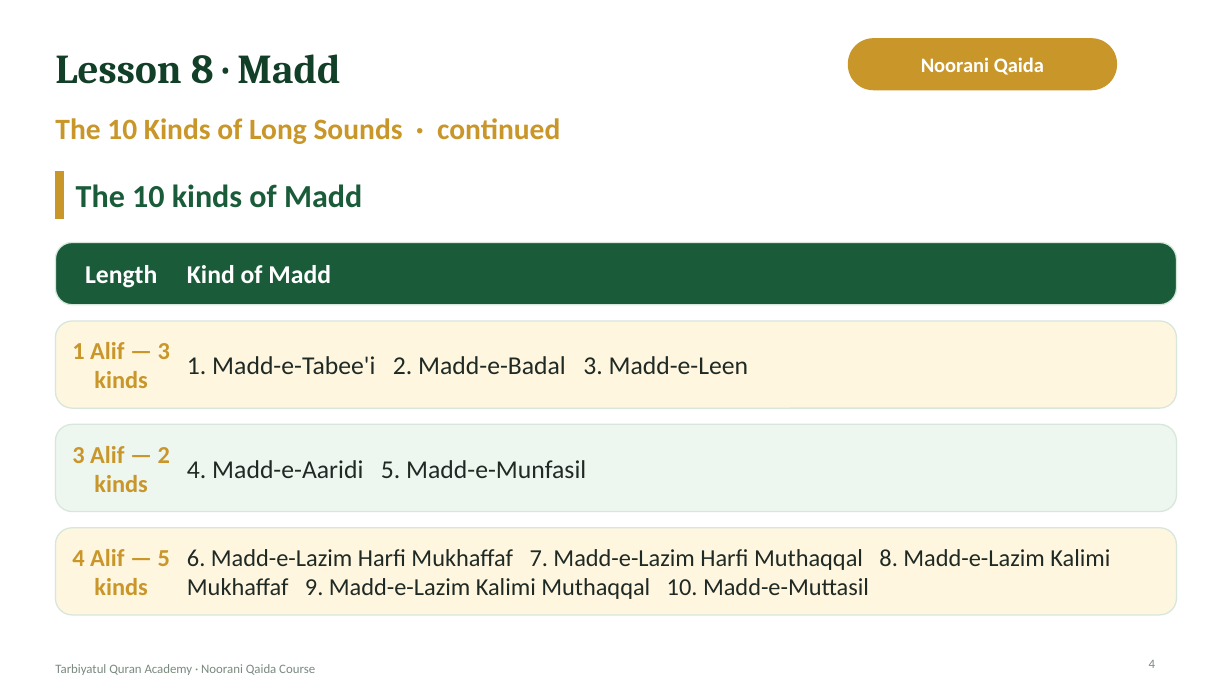
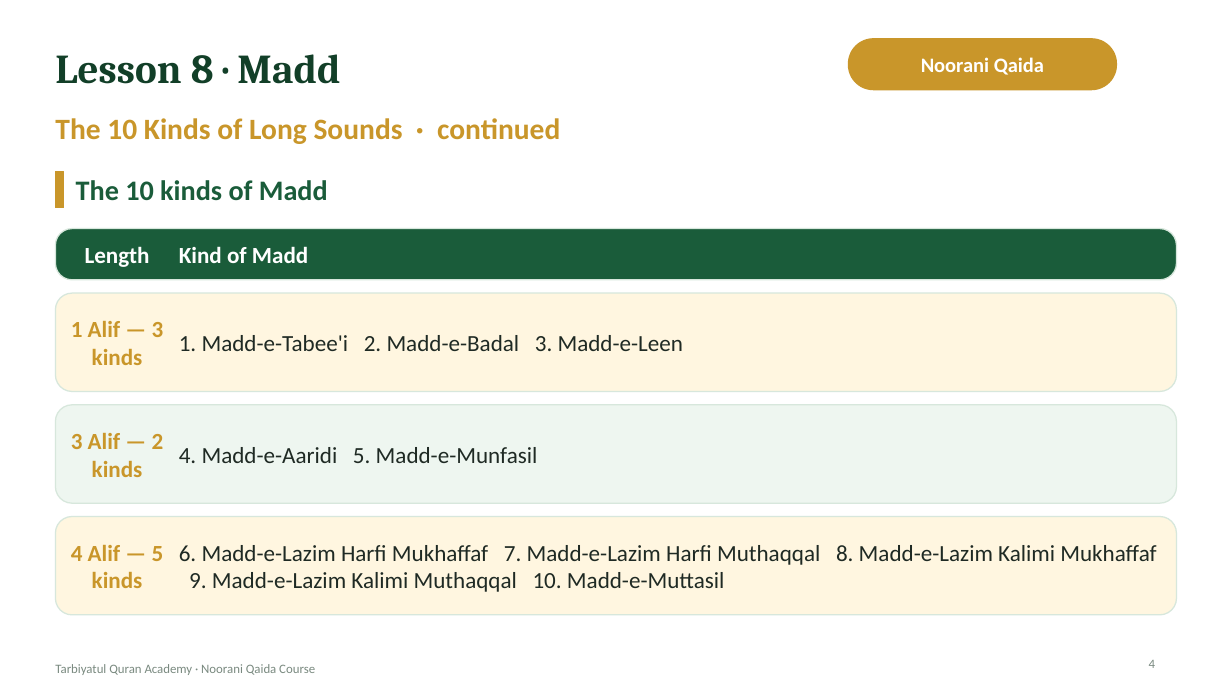
Before and after one commit to ibnhosain/TQA-Management-System, a slide deck: slide 4 of backend/core/deck_seed/noorani-qaida-lecture-03.pptx. Drawn at 1232x693 pixels with LibreOffice and Linux fonts; fonts in the diff are those of the drawing; background and template pictures are left out. Boxes give left, top, right and bottom in pixels: in the first picture for what was removed or moved away, otherwise in the second. Text is boxed around its words. In the diff, an @@ line names an element or a change of style, - is before the commit and + after.

```diff
--- a/backend/core/deck_seed/noorani-qaida-lecture-03.pptx
+++ b/backend/core/deck_seed/noorani-qaida-lecture-03.pptx
@@ rectangle: place and size @@
-rectangle at bbox=[55, 171, 64, 218]
+rectangle at bbox=[55, 171, 64, 207]
@@ text "The 10 kinds of Madd" at bbox=[76, 180, 328, 201]: size 25 to 22 pt @@
@@ rounded rectangle: place and size @@
-rounded rectangle at bbox=[55, 242, 1177, 304]
+rounded rectangle at bbox=[55, 228, 1177, 279]
@@ size 20 to 18 pt in 4 elements at bbox=[179, 447, 538, 463], bbox=[179, 246, 308, 263], bbox=[179, 335, 683, 351], bbox=[85, 246, 150, 267] @@
@@ text "Length": place and size @@
-text "Length" at bbox=[85, 265, 157, 288]
+text "Length" at bbox=[85, 246, 150, 267]
@@ text "Kind of Madd": place and size @@
-text "Kind of Madd" at bbox=[187, 265, 331, 283]
+text "Kind of Madd" at bbox=[179, 246, 308, 263]
@@ proportions changed in 4 elements at bbox=[55, 517, 1177, 615], bbox=[55, 405, 1177, 503], bbox=[55, 228, 1177, 279], bbox=[55, 293, 1177, 391] @@
@@ rounded rectangle: place and size @@
-rounded rectangle at bbox=[55, 321, 1177, 408]
+rounded rectangle at bbox=[55, 293, 1177, 391]
@@ size 19 to 18 pt in 4 elements at bbox=[179, 545, 1156, 592], bbox=[71, 545, 164, 588], bbox=[71, 432, 164, 477], bbox=[71, 321, 164, 365] @@
@@ text "1 Alif — 3 kinds": place and size @@
-text "1 Alif — 3 kinds" at bbox=[72, 342, 170, 388]
+text "1 Alif — 3 kinds" at bbox=[71, 321, 164, 365]
@@ text "1. Madd-e-Tabee'i 2. Madd-e-Badal 3. ...": place and size @@
-text "1. Madd-e-Tabee'i 2. Madd-e-Badal 3. ..." at bbox=[187, 356, 749, 374]
+text "1. Madd-e-Tabee'i 2. Madd-e-Badal 3. ..." at bbox=[179, 335, 683, 351]
@@ rounded rectangle: place and size @@
-rounded rectangle at bbox=[55, 424, 1177, 511]
+rounded rectangle at bbox=[55, 405, 1177, 503]
@@ text "3 Alif — 2 kinds": place and size @@
-text "3 Alif — 2 kinds" at bbox=[72, 446, 170, 492]
+text "3 Alif — 2 kinds" at bbox=[71, 432, 164, 477]
@@ text "4. Madd-e-Aaridi 5. Madd-e-Munfasil": place and size @@
-text "4. Madd-e-Aaridi 5. Madd-e-Munfasil" at bbox=[187, 460, 586, 478]
+text "4. Madd-e-Aaridi 5. Madd-e-Munfasil" at bbox=[179, 447, 538, 463]
@@ rounded rectangle: place and size @@
-rounded rectangle at bbox=[55, 528, 1177, 615]
+rounded rectangle at bbox=[55, 517, 1177, 615]
@@ text "6. Madd-e-Lazim Harfi Mukhaffaf 7. ...": place and size @@
-text "6. Madd-e-Lazim Harfi Mukhaffaf 7. ..." at bbox=[187, 549, 1110, 599]
+text "6. Madd-e-Lazim Harfi Mukhaffaf 7. ..." at bbox=[179, 545, 1156, 592]
```
Also in this commit, not shown: 12 other slides changed, 1 slide removed, 21 other files.
